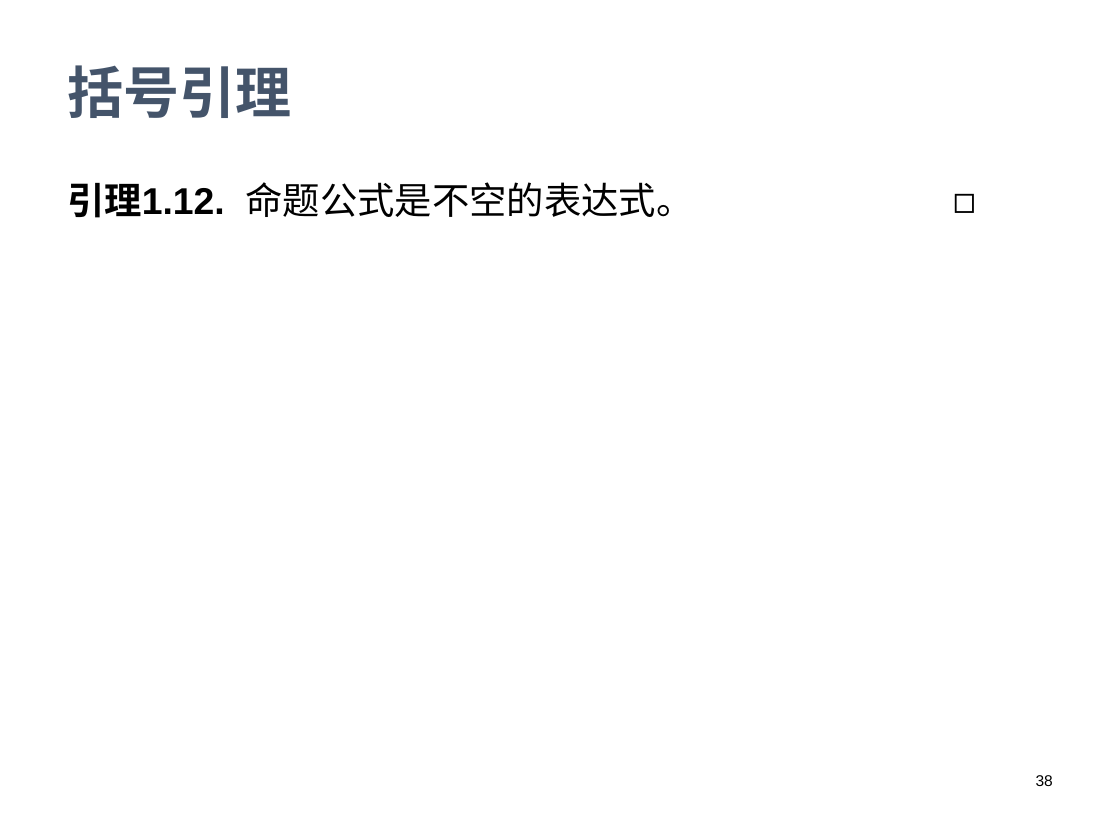
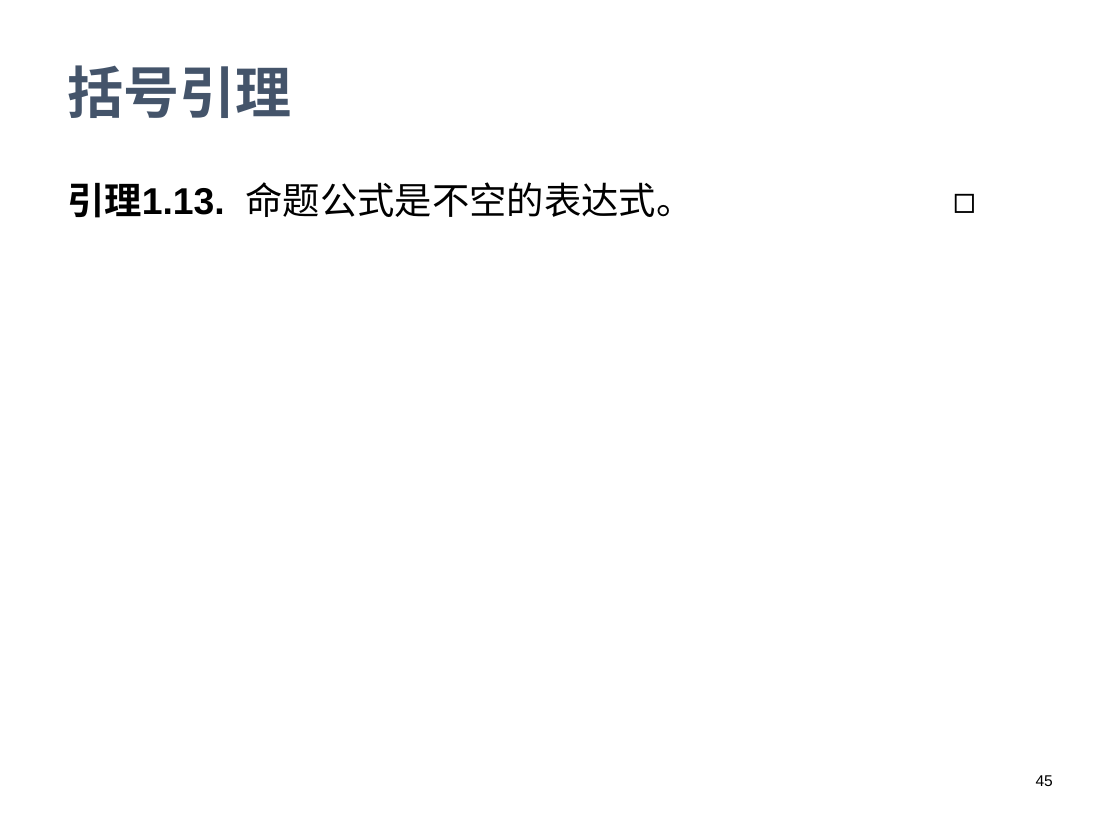
Before and after one commit to gecunjing/gecunjing.github.io, a slide deck: slide 45 of Logic/2025/lec02.pptx (slide 38 before the commit). Drawn at 1120x840 pixels with LibreOffice and Linux fonts; fonts in the diff are those of the drawing; background and template pictures are left out. Boxes give left, top, right and bottom in pixels: in the first picture for what was removed or moved away, otherwise in the second. Text is boxed around its words. In the diff, an @@ line names an element or a change of style, - is before the commit and + after.

```diff
--- a/Logic/2025/lec02.pptx
+++ b/Logic/2025/lec02.pptx
@@ text at (67,182,694,218): text changed @@
-引理1.12. 命题公式是不空的表达式。 ◻
+引理1.13. 命题公式是不空的表达式。 ◻
@@ page number at (1036,775,1053,786): text changed @@
-38
+45
```
Also in this commit, not shown: 2 other slides changed, 1 other file.
